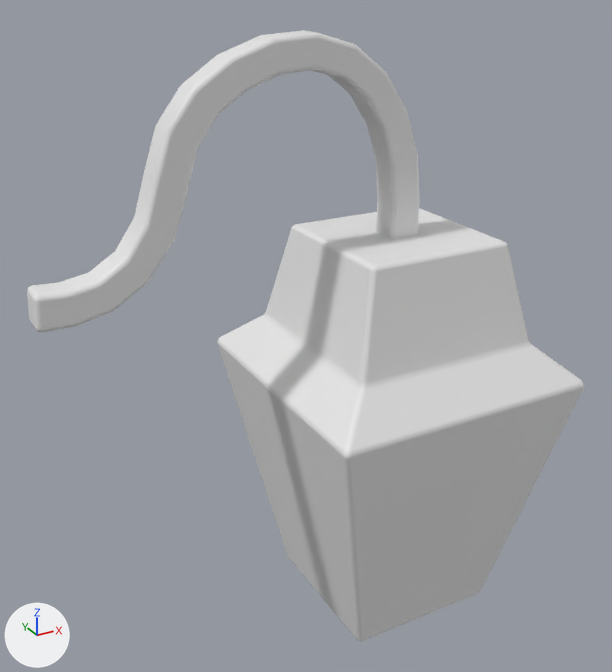
Renders of the FBX model Unity/Assets/3D/Props/lamp.fbx from each side of a commit.
One viewpoint serves both versions: a camera (50 mm lens) standing at (-1.007, -1.433, 1.125) and looking at (-0.212, 0.012, 0.402). The lights are fixed; the arrows at lower left show +X, +Y and +Z. Where no turn or scale is listed for an object, it has been applied to the vertices.

Before the edit, the objects in view are built like this:
```python
me_cube_014 = bpy.data.meshes.new('Cube.014')
me_cube_014.from_pydata(...)  # 748 vertices, 735 faces; spans x -0.766..0.301, y -0.301..0.301, z -0.302..1.012
ob_lamp = bpy.data.objects.new('lamp', me_cube_014)
ob_lamp.location = (0.0, 0.0, 0.0)
```
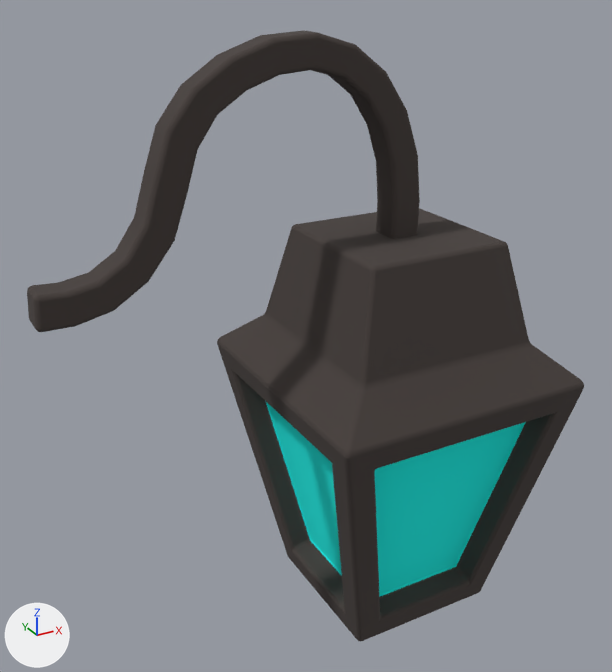
What the commit changed:
Material 'Flask' (mat_flask) is new.
Its base color is (0.0, 1.0, 0.922) (cyan #00fff6).
Its roughness is 1.0.
Material 'Gray' (mat_gray) is new.
Its base color is (0.0607, 0.0478, 0.0432) (dark grey #463e3b).
Its roughness is 1.0.
me_cube_014 is used by ob_lamp; location (0.0, 0.0, 0.0).
me_cube_014 had 748 vertices, 735 faces and spanned x -0.766..0.301, y -0.301..0.301, z -0.302..1.012.
me_cube_014 now has 1356 vertices, 1343 faces and spans x -0.766..0.301, y -0.301..0.301, z -0.302..1.012.
me_cube_014 part 1: 42 vertices moved from x -0.301..0.301, y -0.301..0.301, z -0.293..0.298 to x -0.301..0.301, y -0.301..0.301, z -0.293..0.297; 6 vertices removed from x -0.18..0.18, y -0.18..0.18, z -0.293; 614 vertices added at x -0.292..0.292, y -0.292..0.292, z -0.293..0.251.
me_cube_014 part 2: 715 faces spanning x -0.766..0.301, y -0.301..0.301, z -0.302..1.012 switch from no material to mat_gray (dark grey #463e3b).
me_cube_014 now uses material mat_flask (cyan #00fff6).

What differs and where, as boxes (x1, y1, x2, y2) in the pictures (612 x 672 px):
part 1 of me_cube_014, built on: (217, 341, 584, 641) in both
part 2 of me_cube_014, recoloured: (27, 30, 584, 642) in both
